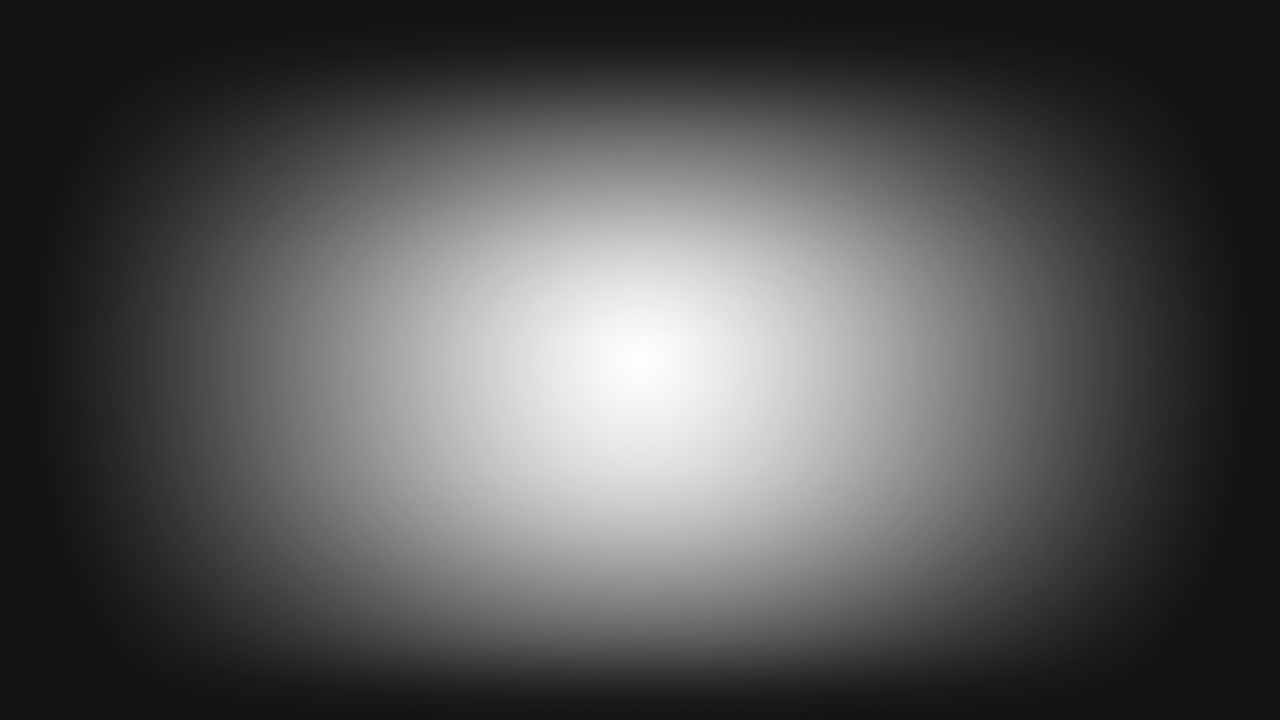
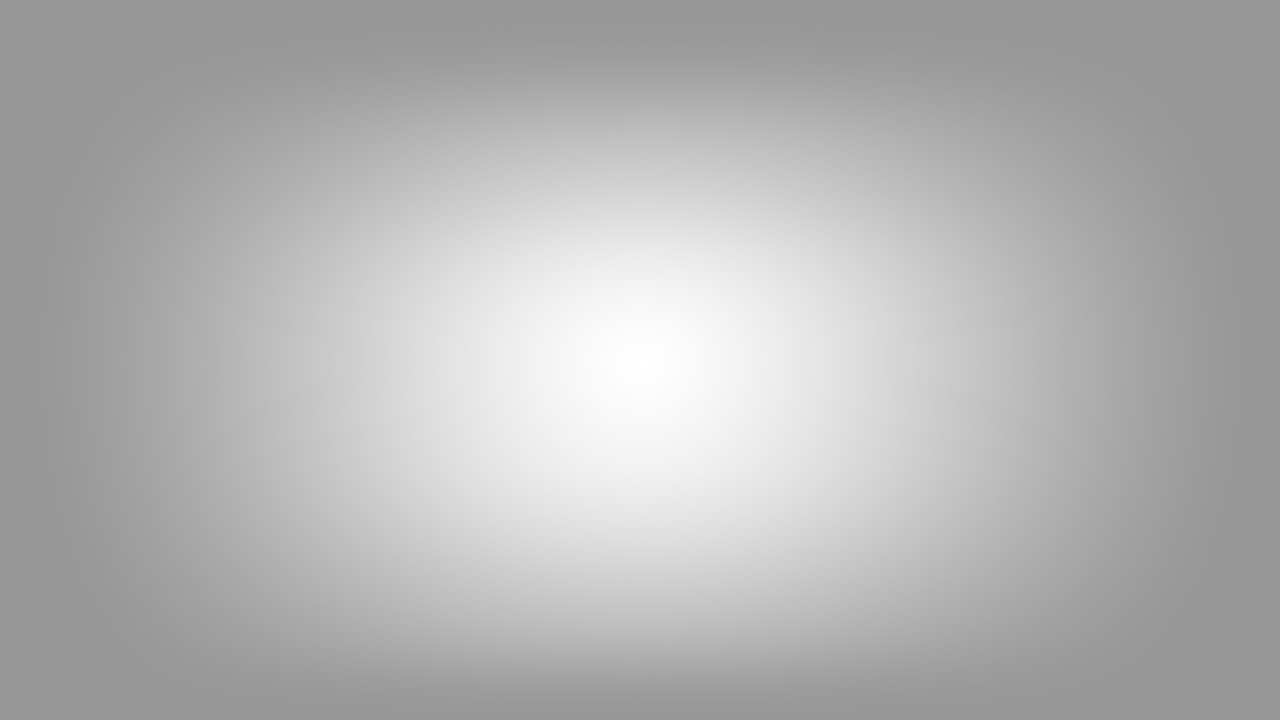
The second 1280 x 720 image is a revision of the first. Changes to its layers:
"Fond 1": opacity 93% → 41% over [left=0, top=0, right=1280, bottom=720]
